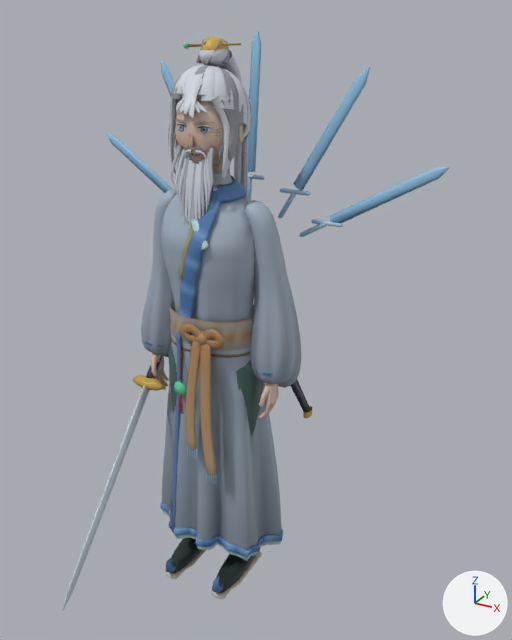
Before and after pictures for a commit that changed the glTF model assets/characters/sword_ghost.glb.
Both versions are drawn from a camera (50 mm lens) standing at (1.2, -1.89, 2.01) and looking at (0.17, -0.02, 1.08). The axes (+X, +Y, +Z) are drawn at lower right. The lights are the same throughout. The first picture is the older version. Vertices at exactly the same position are counted once.

Before the edit, the objects in view are built like this:
```python
me_body = bpy.data.meshes.new('body')
me_body.from_pydata(...)  # 23377 vertices, 44770 faces; spans x -0.67..0.67, y -0.63..0.3, z 0.0..1.95
# faces by material slot: [38766, 4324, 1680]
me_body.materials.append(mat_toon)
me_body.materials.append(mat_plain)
me_body.materials.append(mat_glow)
ob_body = bpy.data.objects.new('body', me_body)
ob_body.location = (0.0, 0.0, 0.0)
```
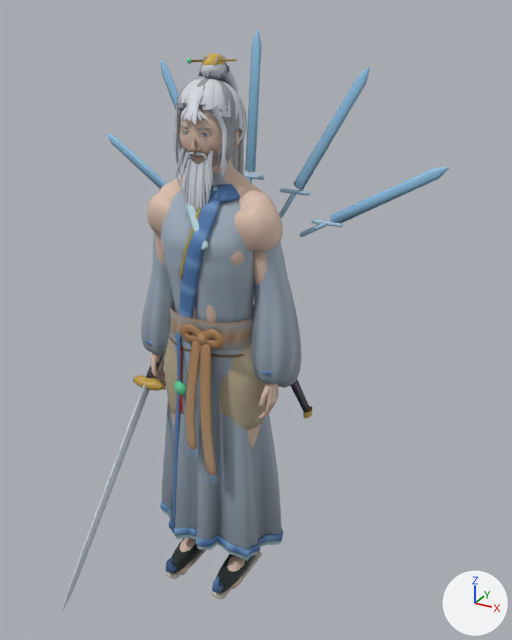
What the commit changed:
me_body is used by ob_body; location (0.0, 0.0, 0.0).
me_body had 23377 vertices, 44770 faces and spanned x -0.67..0.67, y -0.63..0.3, z 0.0..1.95.
me_body now has 9095 vertices, 17284 faces and spans x -0.67..0.67, y -0.63..0.3, z 0.0..1.95.
me_body part 1: 164 loose pieces with 12479 vertices, spanning x -0.25..0.25, y -0.13..0.2, z 0.72..1.94, are deleted.
me_body part 2: 5 vertices moved within x -0.05..0.05, y -0.01..0.06, z 1.57..1.61; 1568 vertices removed from x -0.11..0.11, y -0.11..0.13, z 1.56..1.85; 52 vertices added at x -0.05..0.05, y -0.04..0.06, z 1.57..1.65.
me_body part 3: 664 kept faces spanning x -0.36..0.22, y -0.13..0.3, z 1.27..1.91 get new vertex colours.
Other edits to the shape of me_body do not show in these pictures.
me_body no longer uses material mat_plain.
Mesh me_own is new.
It has 14561 vertices, 28020 faces and spans x -0.252..0.252, y -0.116..0.179, z 0.725..1.889.
Faces by material slot: [22562, 4858, 600].
It uses material mat_toon.
It uses material mat_plain.
It uses material mat_glow.
Mesh me_bare is new.
It has 5508 vertices, 10984 faces and spans x -0.26..0.26, y -0.17..0.15, z 0.0..1.64.
It uses material mat_toon.
Object 'own' (ob_own) is new; it shows me_own.
Its location is (0.0, 0.0, 0.0).
Object 'bare' (ob_bare) is new; it shows me_bare.
Its location is (0.0, 0.0, 0.0).

What differs and where, as boxes (x1, y1, x2, y2) in the pictures (512 x 640 px):
'own', added
    after: (151, 53, 278, 419)
    faces in mat_toon: (151, 53, 278, 419)
    faces in mat_plain: (179, 110, 217, 160)
'bare', added
    after: (147, 159, 283, 589)
part 1 of me_body, deleted
    before: (155, 37, 278, 419)
part 2 of me_body, cut back (brown)
    before: (175, 97, 244, 174)
part 3 of me_body, edited (looks the same)
    both: (172, 44, 303, 234)
